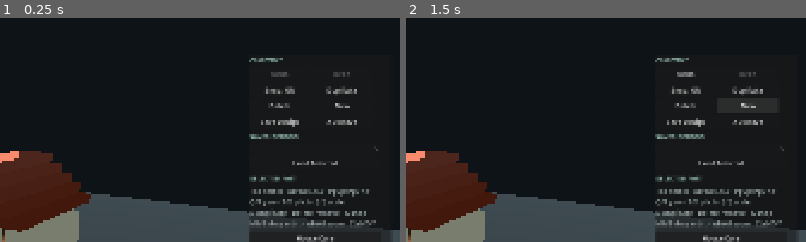
Above: before the commit, frames 1-2 (left to right).
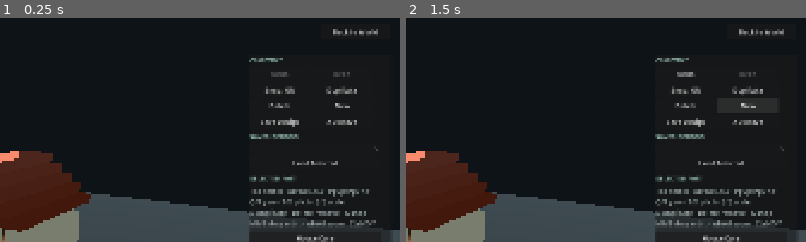
Above: after the commit, the same moments.

Repository: MajorDragonfly/voxelverse
Game: Godot game, scene res://civilization/buildings/building_builder.tscn
Same seed, same stepped clock (60 frames per second), same inputs: the game is played once before the commit and once after it. This scene is started directly instead of the project's main scene.
Inputs:
- Up to frame 1 (0.25 s): no input
- Up to frame 2 (1.5 s): click "New" at 0.5 s; click "New" at 1.25 s
The pictures show only the part of the screen within x 50-100%, y 0-50%; the shares and areas given below are measured in that part.

The runs differ from the first frame. In frame 1, 0.2% of the frame differs, in the area x 83-95%, y 4-9%; in frame 2, 0.2%.

Commit message:
Add Building Builder return navigation

Diff:
--- a/civilization/buildings/building_builder.tscn
+++ b/civilization/buildings/building_builder.tscn
@@ -1,6 +1,10 @@
 [gd_scene format=3]
 
 [ext_resource type="Script" path="res://civilization/buildings/building_builder.gd" id="1_builder"]
+[ext_resource type="Script" path="res://civilization/buildings/building_builder_navigation.gd" id="2_navigation"]
 
 [node name="BuildingBuilder" type="Node3D"]
 script = ExtResource("1_builder")
+
+[node name="Navigation" type="Node" parent="."]
+script = ExtResource("2_navigation")
